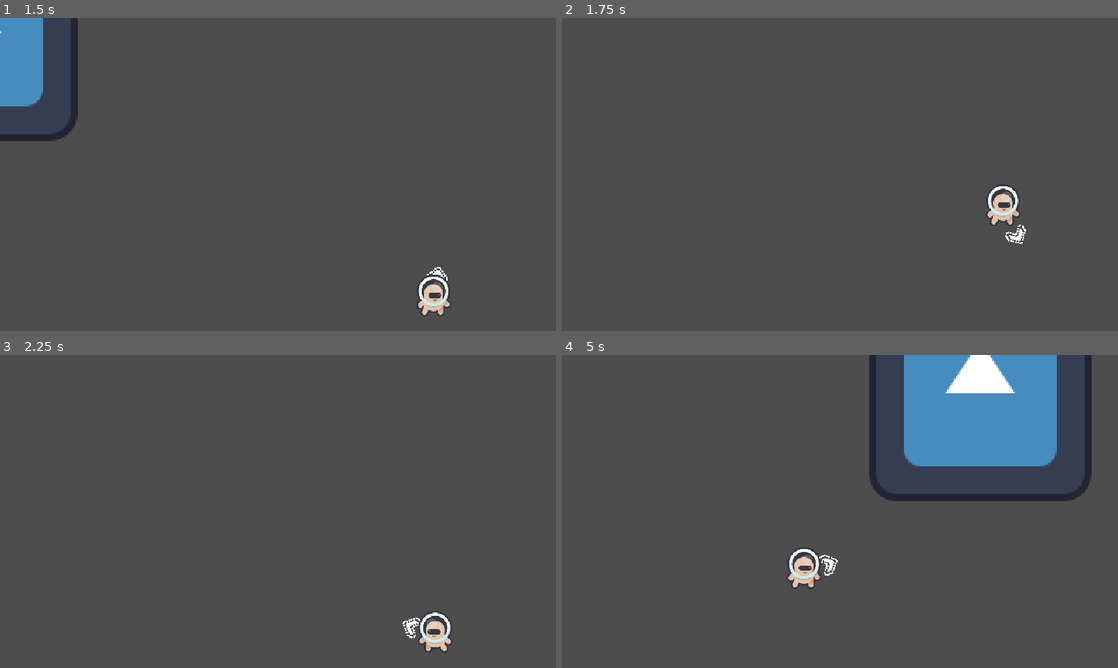
Above: before the commit, frames 1-4 (two rows, left to right).
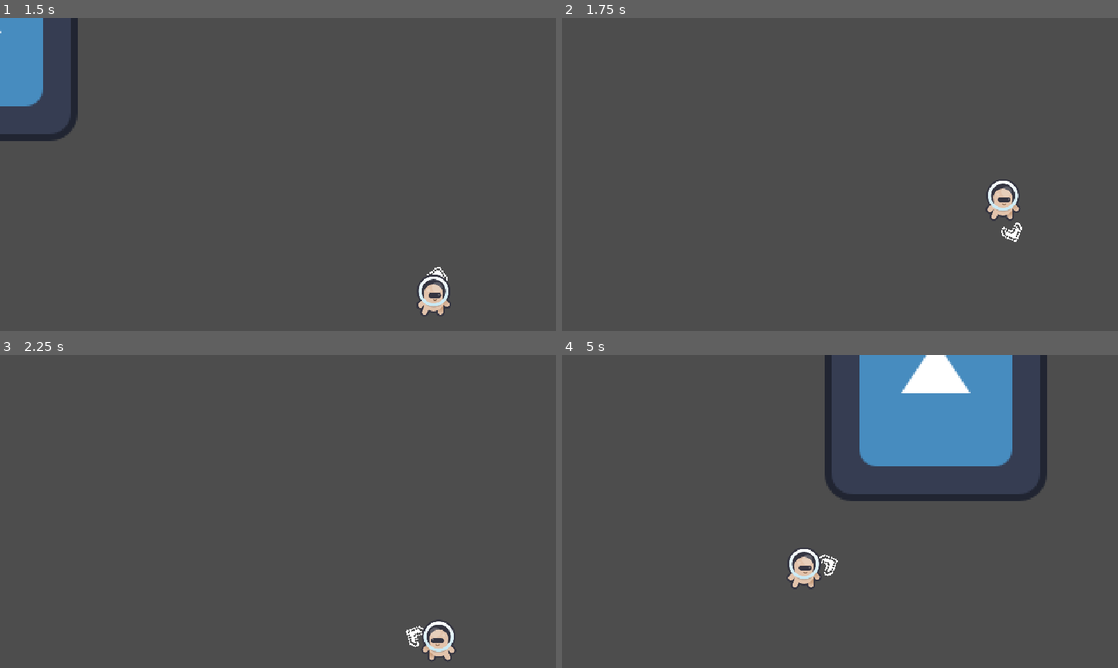
Above: after the commit, the same moments.

Repository: haywirehawk/gmtk2025
Game: Godot game, scene res://maps/test1/test_map_1.tscn
Two runs of this game, one before a commit and one after it. Both use one fixed random seed, a clock stepped at 60 frames per second and the inputs below. The engine's default icon, where the game draws it, is replaced by a stand-in: a white triangle on a blue panel in a dark square.
Inputs (mouse positions are in pixels of both pictures, inside the frame that each line leads up to):
- Up to frame 1 (1.5 s): move the mouse to (250, 237) at 0.52 s; press the mouse at (250, 237) at 0.53 s; hold D (move_right) from 0.53 s (still down); tap Space (jump) at 0.77, 0.8, 1.07, 1.35 s; move the mouse to (444, 221) at 1.27 s; release the mouse at (444, 221) at 1.28 s
- Up to frame 2 (1.75 s): keep holding D (move_right); tap Space (jump) at 1.52 s; click (1006, 221) at 1.55 s
- Up to frame 3 (2.25 s): tap Space (jump) at 1.82 s; move the mouse to (111, 464) at 2.02 s; release D (move_right) at 2.03 s; hold A (move_left) from 2.03 s (still down); hold Space (jump) from 2.03 s (still down); tap F (Interact) at 2.1 s
- Up to frame 4 (5 s): move the mouse to (867, 511) at 2.77 s; release Space (jump) at 2.78 s; click (867, 511) at 2.85 s; tap Space (jump) at 3.02, 3.32, 3.77, 3.8, 4.07, 4.35, 4.52, 4.82 s; move the mouse to (756, 433) at 3.52 s; press the mouse at (756, 433) at 3.53 s; move the mouse to (962, 495) at 4.27 s; release A (move_left) at 4.28 s; release the mouse at (962, 495) at 4.28 s; hold D (move_right) from 4.28 s (still down); click (962, 495) at 4.55 s

Frame 1 is identical in both runs. In frame 2, 0.6% of the frame differs, in the area x 76-84%, y 52-73%; in frame 3, 0.7%; in frame 4, 9.2%, in the area x 46-96%, y 0-71%.

Commit message:
Lasso work now

Diff:
--- a/game_objects/player/lasso_controller.gd
+++ b/game_objects/player/lasso_controller.gd
@@ -1,11 +1,13 @@
+class_name LassoController
 extends Node2D
 
 @export var rest_length = 2.0
 @export var stiffness = 10.0
-@export var damping = 2.0
+@export var damping_factor = 2.0
 
 var thrown: bool
 var target: Vector2
+var player: Player
 
 @onready var lasso_raycast: RayCast2D = %LassoRaycast
 @onready var lasso_line: Line2D = %LassoLine
@@ -16,13 +18,42 @@
 		handle_lasso(delta)
 
 
-func throw_lasso() -> void:
-	pass
+func init(_player: Player) -> void:
+	player = _player
 
 
-func release_lass() -> void:
-	pass
+func throw_lasso() -> void:
+	if lasso_raycast.is_colliding():
+		thrown = true
+		target = lasso_raycast.get_collision_point()
+		lasso_line.show()
+
+
+func release_lasso() -> void:
+	thrown = false
+	lasso_line.hide()
 
 
 func handle_lasso(delta: float) -> void:
+	var target_dir = global_position.direction_to(target)
+	var target_dist = global_position.distance_to(target)
+
+	var displacement = target_dist - rest_length
+
+	var force = Vector2.ZERO
+
+	if displacement > 0:
+		var spring_force_magnitude = stiffness * displacement
+		var spring_force = target_dir * spring_force_magnitude
+
+		var vel_dot = player.velocity.dot(target_dir)
+		var damping = -damping_factor * vel_dot * target_dir
+
+		force = spring_force + damping
+
+	player.velocity += force * delta
+	update_rope()
+
+func update_rope():
+	lasso_line.set_point_position(1, to_local(target))
 	pass
--- a/game_objects/player/player.gd
+++ b/game_objects/player/player.gd
@@ -1,3 +1,4 @@
+class_name Player
 extends CharacterBody2D
 
 const BASE_MOVE_SPEED: float = 300.0
@@ -30,13 +31,14 @@
 @onready var visuals: Node2D = $Visuals
 @onready var aim_root: Node2D = %AimRoot
 @onready var direction_arrow: Sprite2D = %DirectionArrow
-@onready var lasso_controller: Node2D = %LassoController
+@onready var lasso_controller: LassoController = %LassoController
 @onready var lasso_raycast: RayCast2D = %LassoRaycast
 @onready var lasso_line: Line2D = %LassoLine
 
 
 func _ready() -> void:
 	lasso_raycast.target_position *= lasso_range
+	lasso_controller.init(self)
 
 
 func _process(_delta: float) -> void:
@@ -49,12 +51,10 @@
 	get_inputs()
 	handle_jump()
 	handle_walking_movement(delta)
-	#if input_lasso_just_pressed:
-		#try_lasso_grab()
-	#if lasso_hooked and input_lasso_held:
-		#swing(delta)
-	#elif lasso_hooked:
-		#release_lasso()
+	if input_lasso_just_pressed:
+		lasso_controller.throw_lasso()
+	if lasso_controller.thrown and not input_lasso_held:
+		lasso_controller.release_lasso()
 
 
 func _input(event: InputEvent) -> void:
@@ -105,8 +105,9 @@
 
 
 func handle_jump() -> void:
-	if input_jump_just_pressed and is_on_floor() and not is_jumping:
-		velocity.y = JUMP_VELOCITY
+	if input_jump_just_pressed and (is_on_floor() or lasso_controller.thrown) and not is_jumping:
+		velocity.y += JUMP_VELOCITY
+		lasso_controller.release_lasso()
 		is_jumping = true
 	if not input_jump_held and is_jumping:
 		velocity.y *= JUMP_CANCEL_FACTOR
--- a/game_objects/player/player.tscn
+++ b/game_objects/player/player.tscn
@@ -14,7 +14,7 @@
 
 [node name="Player" type="CharacterBody2D"]
 script = ExtResource("1_jcgnw")
-lasso_range = 100.0
+lasso_range = 150.0
 
 [node name="PlayerCollision" type="CollisionShape2D" parent="."]
 position = Vector2(0, -8)
@@ -56,6 +56,7 @@
 
 [node name="LassoLine" type="Line2D" parent="Visuals/LassoController"]
 unique_name_in_owner = true
+points = PackedVector2Array(0, 0, 0, 0)
 
 [node name="StateMachine" type="Node" parent="."]
 script = ExtResource("4_na85j")
Not shown: 1 places in maps/test1/NPC_test_map.tscn that only renumber resources
